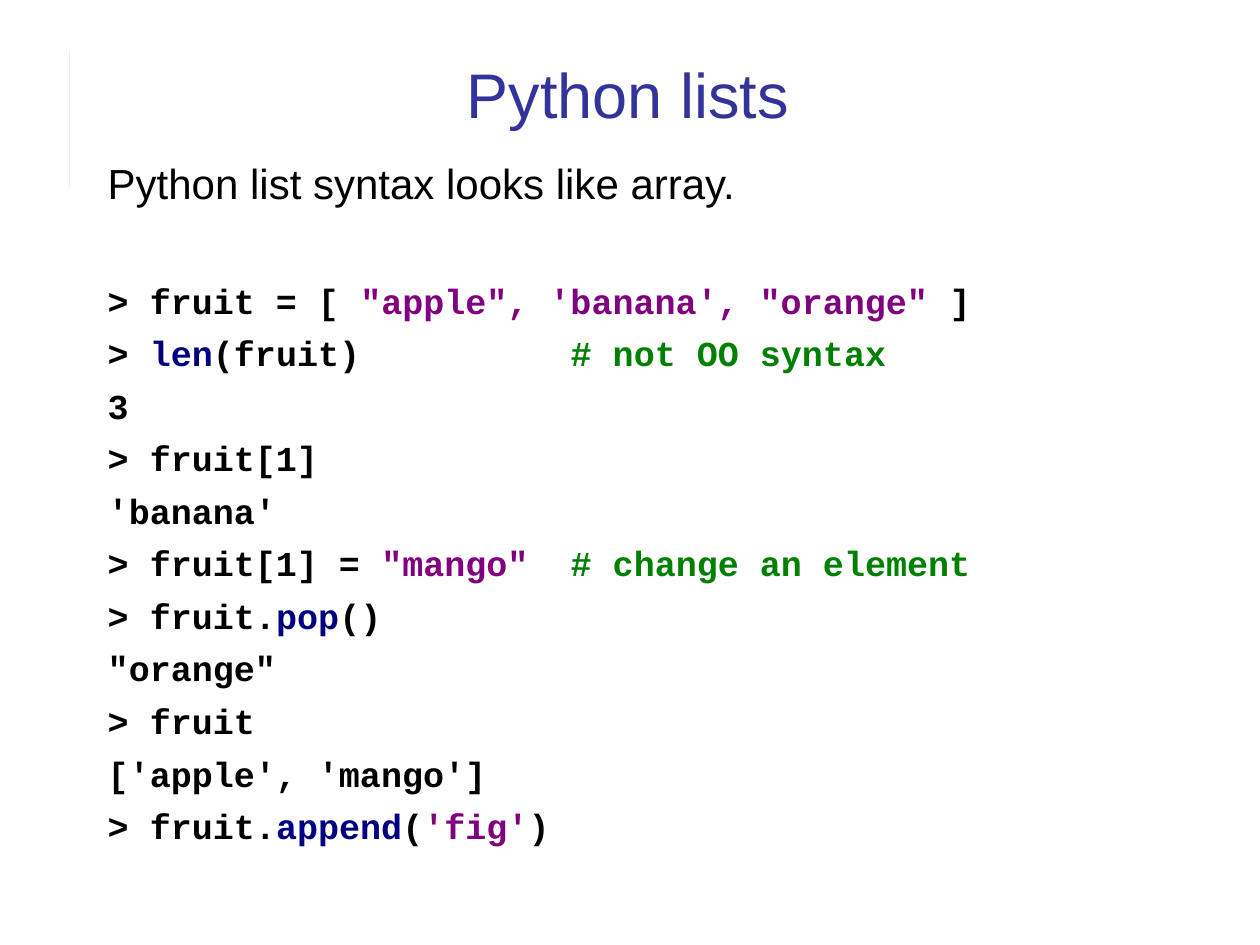
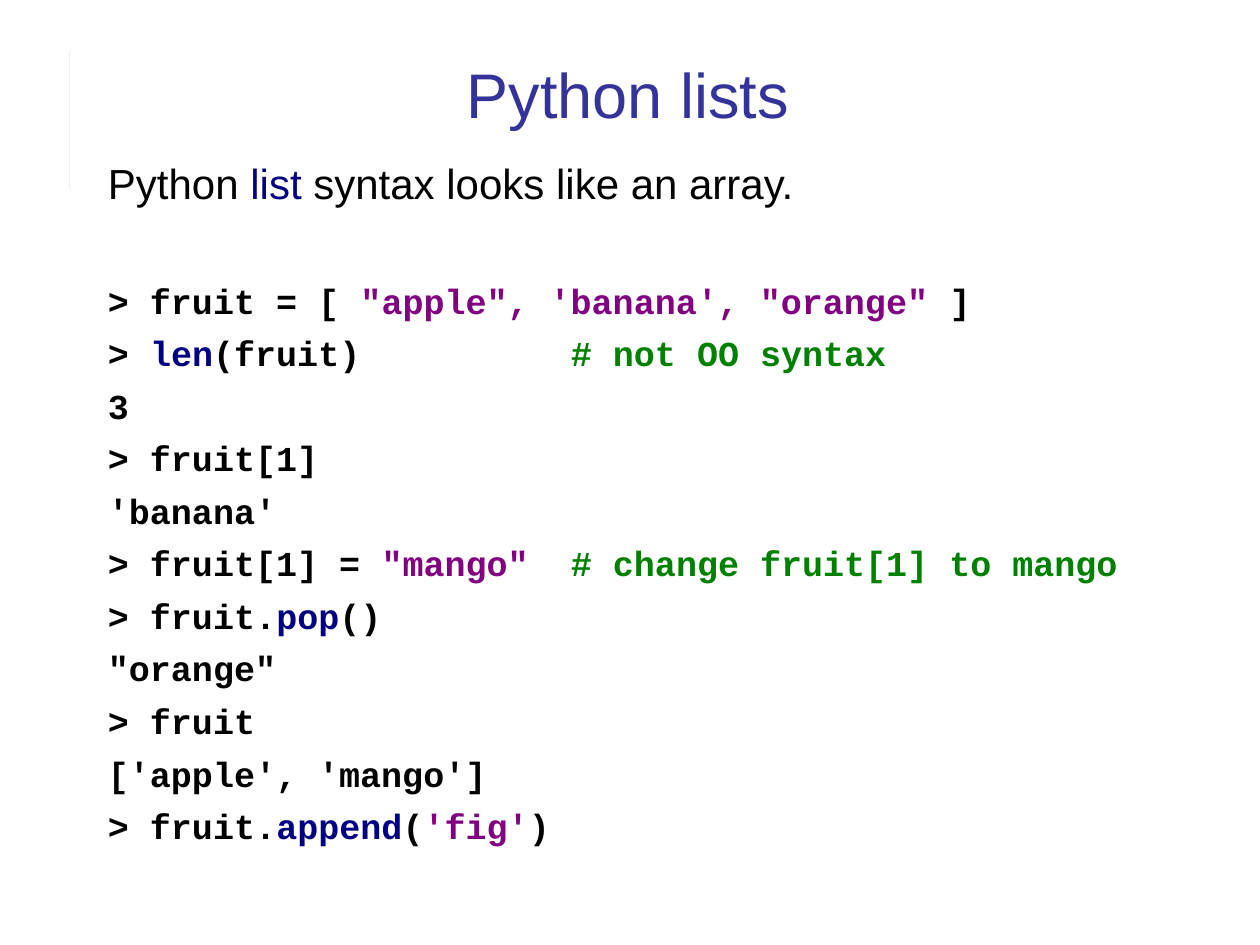
Before and after one commit to cpske/ISP, a slide deck: slide 2 of web/Django-review-1.ppt. Drawn at 1260x945 pixels with LibreOffice and Linux fonts; fonts in the diff are those of the drawing. Boxes give left, top, right and bottom in pixels: in the first picture for what was removed or moved away, otherwise in the second. Text is boxed around its words. In the diff, an @@ line names an element or a change of style, - is before the commit and + after.

```diff
--- a/web/Django-review-1.ppt
+++ b/web/Django-review-1.ppt
@@ text at (108,168,793,207): text changed @@
-Python list syntax looks like array.
+Python list syntax looks like an array.
@@ text at (108,289,928,847): indent changed @@
@@ text at (150,552,1117,584): text changed @@
-> fruit[1] = "mango" # change an element
+> fruit[1] = "mango" # change fruit[1] to mango
```
Also in this commit, not shown: 16 other slides changed, 3 other files.
